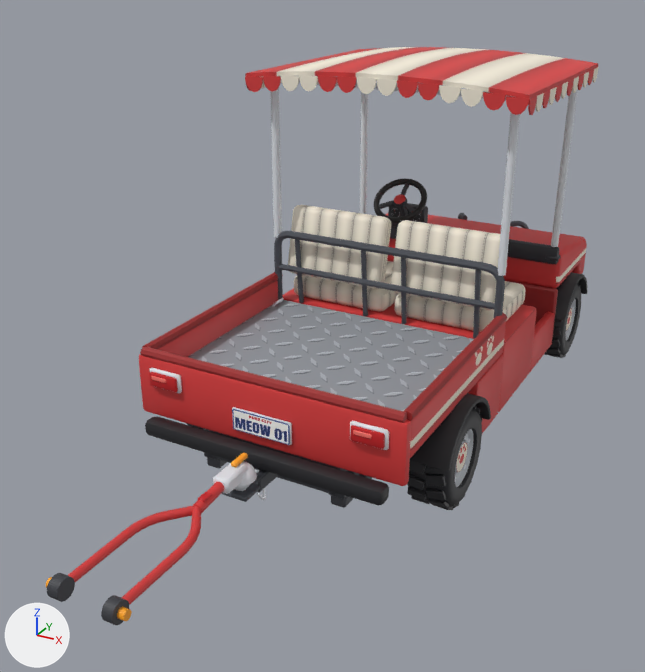
Two versions of the FBX model assets/caddy/caddy.fbx, one commit apart.
Before and after are seen from a 50 mm lens placed at (6.46, -15.03, 8.43), pointed at (-0.35, -2.64, 2.24). Arrows for +X, +Y and +Z are at lower left; the lights stay in place. The picture after the commit comes second.

In view in the first picture: 'Body', 'Canopy', 'SteeringWheel', 'TowBar', 'WheelFR', 'WheelRR' and 1 more.
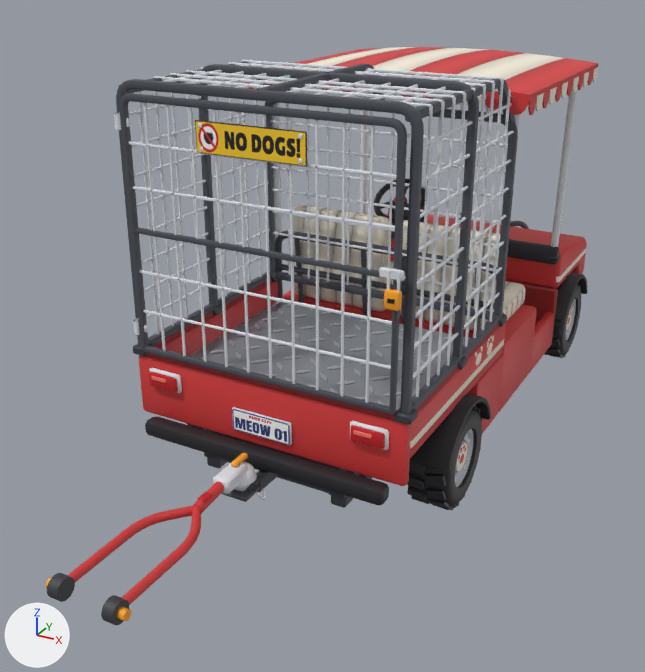
Where the change shows, as pixel boxes (x1, y1, x2, y2) in the pictures (645 x 672 px):
'CargoCage', added
    after: (116, 60, 518, 425)
'CageGate', added
    after: (114, 93, 407, 415)

Patch to the scene script:
```diff
--- a/assets/caddy/caddy.fbx.py
+++ b/assets/caddy/caddy.fbx.py
@@ me_cagegate_001 @@
+me_cagegate_001.from_pydata(...)  # 796 vertices, 690 faces; spans x -2.28..2.28, y -0.16..0.16, z -1.98..1.98
+me_cagegate_001.materials.append(mat_caddymat)  # picture img_caddy_texture_red_png
@@ me_cargocage_001 @@
+me_cargocage_001.from_pydata(...)  # 2352 vertices, 2002 faces; spans x -2.4..2.4, y -2.06..2.06, z -2.12..2.12
+me_cargocage_001.materials.append(mat_caddymat)  # picture img_caddy_texture_red_png
@@ ob_cagegate @@
+ob_cagegate = bpy.data.objects.new('CageGate', me_cagegate_001)
+ob_cagegate.location = (-0.01, -5.27, 4.55)
@@ ob_cargocage @@
+ob_cargocage = bpy.data.objects.new('CargoCage', me_cargocage_001)
+ob_cargocage.location = (0.0, -3.12, 4.58)
```
